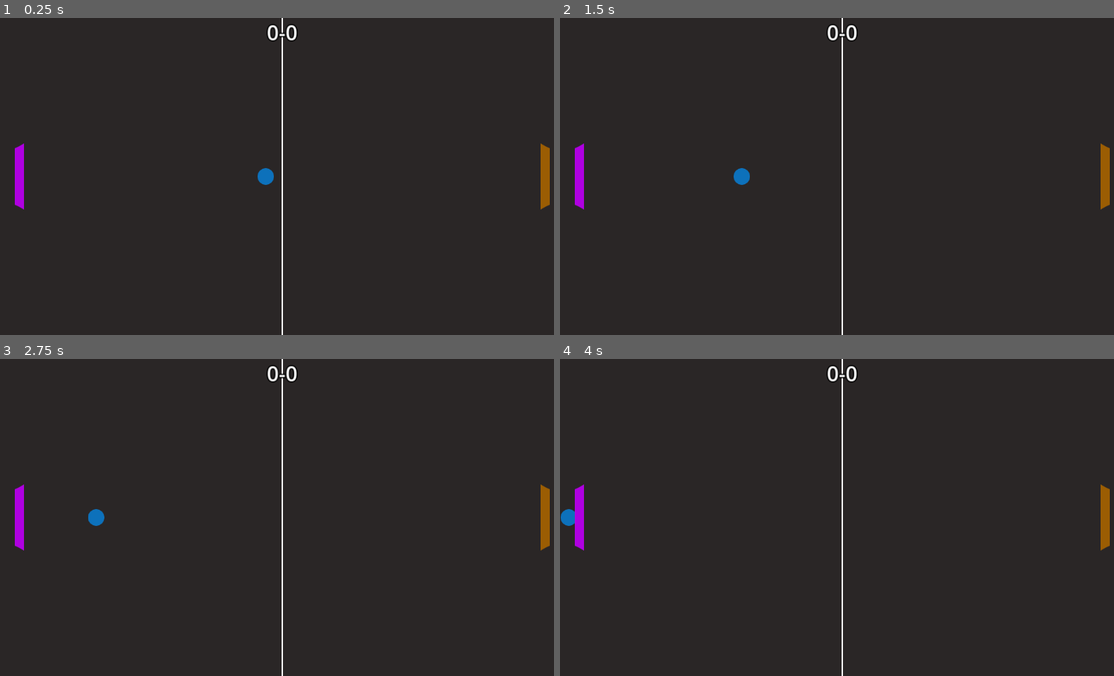
Above: before the commit, frames 1-4 (two rows, left to right).
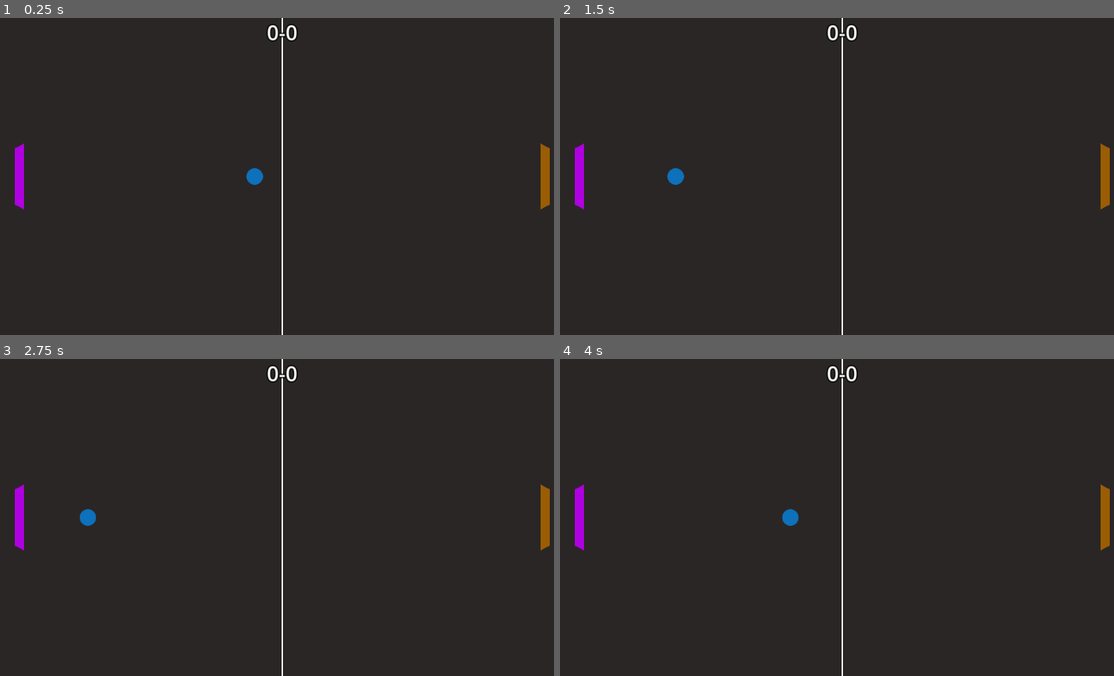
Above: after the commit, the same moments.

Repository: AxelAlex99x/Pong_Godot
Game: Godot game, scene res://scenes/game.tscn
Two runs of this game, one before a commit and one after it. Both use one fixed random seed, a clock stepped at 60 frames per second and the inputs below.
Inputs:
- Up to frame 1 (0.25 s): no input
- Up to frame 2 (1.5 s): no input
- Up to frame 3 (2.75 s): no input
- Up to frame 4 (4 s): no input

The runs differ from the first frame. In frame 1, 0.2% of the frame differs, in the area x 44-50%, y 47-53%; in frame 2, 0.3%, in the area x 19-35%, y 47-53%; in frame 3, 0.2%; in frame 4, 0.2%.

Commit message:
wall bouncing

Diff:
--- a/scenes/ball.tscn
+++ b/scenes/ball.tscn
@@ -1,13 +1,13 @@
 [gd_scene load_steps=4 format=3 uid="uid://73xsrny3k0p6"]
 
-[ext_resource type="Script" path="res://scenes/ball.gd" id="1_scyc7"]
+[ext_resource type="Script" path="res://scripts/ball.gd" id="1_4mr6p"]
 [ext_resource type="Texture2D" uid="uid://dmr5eam2x3lpb" path="res://assets/ball2.png" id="2_v35un"]
 
 [sub_resource type="CircleShape2D" id="CircleShape2D_cguh2"]
 radius = 15.0333
 
 [node name="Ball" type="Area2D"]
-script = ExtResource("1_scyc7")
+script = ExtResource("1_4mr6p")
 
 [node name="Sprite2D" type="Sprite2D" parent="."]
 texture = ExtResource("2_v35un")
--- a/scenes/game.tscn
+++ b/scenes/game.tscn
@@ -1,15 +1,19 @@
-[gd_scene load_steps=7 format=3 uid="uid://wtsjvbvaiobi"]
+[gd_scene load_steps=9 format=3 uid="uid://wtsjvbvaiobi"]
 
-[ext_resource type="Script" path="res://scenes/game.gd" id="1_rnv6o"]
+[ext_resource type="Script" path="res://scripts/game.gd" id="1_rnv6o"]
 [ext_resource type="Texture2D" uid="uid://bnguf2qnm4kdh" path="res://assets/Board.png" id="2_u73lq"]
 [ext_resource type="Texture2D" uid="uid://c5lnlcnh11s3" path="res://assets/Separator.png" id="3_jfnqp"]
 [ext_resource type="PackedScene" uid="uid://c0jmg87j7383a" path="res://scenes/paddle.tscn" id="4_7vfu5"]
 [ext_resource type="Texture2D" uid="uid://8yk7sggm835k" path="res://assets/enemyPaddle.png" id="5_c3srd"]
+[ext_resource type="PackedScene" uid="uid://bxugtsdo7qhba" path="res://scenes/wall.tscn" id="6_6jhrv"]
 
 [sub_resource type="LabelSettings" id="LabelSettings_ey05u"]
 font_size = 38
 outline_size = 8
 outline_color = Color(0, 0, 0, 1)
+
+[sub_resource type="RectangleShape2D" id="RectangleShape2D_7iiul"]
+size = Vector2(576, 20)
 
 [node name="Game" type="Node2D"]
 script = ExtResource("1_rnv6o")
@@ -53,4 +57,33 @@
 [node name="Sprite2D" parent="PaddleContainer/Paddle2" index="0"]
 texture = ExtResource("5_c3srd")
 
+[node name="WallContainer" type="Node" parent="."]
+
+[node name="Ceiling" parent="WallContainer" instance=ExtResource("6_6jhrv")]
+position = Vector2(512, -10)
+bouncy = true
+
+[node name="Floor" parent="WallContainer" instance=ExtResource("6_6jhrv")]
+position = Vector2(512, 586)
+bouncy = true
+
+[node name="LeftWall" parent="WallContainer" instance=ExtResource("6_6jhrv")]
+position = Vector2(-10, 288)
+rotation = 1.5708
+
+[node name="CollisionShape2D" parent="WallContainer/LeftWall" index="0"]
+shape = SubResource("RectangleShape2D_7iiul")
+
+[node name="RightWall" parent="WallContainer" instance=ExtResource("6_6jhrv")]
+position = Vector2(1034, 288)
+rotation = 1.5708
+
+[node name="CollisionShape2D" parent="WallContainer/RightWall" index="0"]
+shape = SubResource("RectangleShape2D_7iiul")
+
+[connection signal="ball_out" from="WallContainer/LeftWall" to="." method="_on_ball_out"]
+[connection signal="ball_out" from="WallContainer/RightWall" to="." method="_on_ball_out"]
+
 [editable path="PaddleContainer/Paddle2"]
+[editable path="WallContainer/LeftWall"]
+[editable path="WallContainer/RightWall"]
--- a/scenes/paddle.tscn
+++ b/scenes/paddle.tscn
@@ -1,7 +1,7 @@
 [gd_scene load_steps=4 format=3 uid="uid://c0jmg87j7383a"]
 
 [ext_resource type="Texture2D" uid="uid://dm72l8jo2wbqr" path="res://assets/playerPaddle.png" id="1_8px3m"]
-[ext_resource type="Script" path="res://scenes/paddle.gd" id="1_si2wo"]
+[ext_resource type="Script" path="res://scripts/paddle.gd" id="1_si2wo"]
 
 [sub_resource type="RectangleShape2D" id="RectangleShape2D_d6c28"]
 size = Vector2(20, 120)
@@ -14,3 +14,5 @@
 
 [node name="CollisionShape2D" type="CollisionShape2D" parent="."]
 shape = SubResource("RectangleShape2D_d6c28")
+
+[connection signal="area_entered" from="." to="." method="_on_area_entered"]
--- a/scenes/wall.tscn
+++ b/scenes/wall.tscn
@@ -1,9 +1,14 @@
-[gd_scene load_steps=2 format=3 uid="uid://bxugtsdo7qhba"]
+[gd_scene load_steps=3 format=3 uid="uid://bxugtsdo7qhba"]
+
+[ext_resource type="Script" path="res://scripts/wall.gd" id="1_a1lyr"]
 
 [sub_resource type="RectangleShape2D" id="RectangleShape2D_pjwii"]
-size = Vector2(512, 20)
+size = Vector2(1024, 20)
 
 [node name="Wall" type="Area2D"]
+script = ExtResource("1_a1lyr")
 
 [node name="CollisionShape2D" type="CollisionShape2D" parent="."]
 shape = SubResource("RectangleShape2D_pjwii")
+
+[connection signal="area_entered" from="." to="." method="_on_area_entered"]
--- a/scenes/ball.gd
+++ b/scripts/ball.gd
@@ -1,6 +1,6 @@
 extends Area2D
 
-var speed = 120
+var speed = 200
 var direction = Vector2.LEFT
 # Called when the node enters the scene tree for the first time.
 func _ready():
@@ -14,3 +14,4 @@
 func _physics_process(delta):
 	speed += delta * 2
 	global_position += speed * direction * delta
+	#print(speed)
--- a/scenes/game.gd
+++ b/scripts/game.gd
@@ -13,3 +13,7 @@
 # Called every frame. 'delta' is the elapsed time since the previous frame.
 func _process(delta):
 	pass
+
+
+func _on_ball_out(wall_name):
+	pass # Replace with function body.
--- a/scenes/paddle.gd
+++ b/scripts/paddle.gd
@@ -28,3 +28,9 @@
 	if Input.is_action_pressed(input_name + "move_down"):
 		global_position.y += speed * delta
 	global_position.y = clamp(global_position.y,margin,576-margin)
+
+
+func _on_area_entered(area):
+	if area.name == "Ball":
+		area.direction.x *= -1
+		area.direction.y = (area.global_position.y - global_position.y)/60
--- a/scenes/wall.gd
+++ b/scripts/wall.gd
@@ -1,4 +1,8 @@
 extends Area2D
+
+signal ball_out(wall_name)
+@export var bouncy = false
+
 
 
 # Called when the node enters the scene tree for the first time.
@@ -9,3 +13,14 @@
 # Called every frame. 'delta' is the elapsed time since the previous frame.
 func _process(delta):
 	pass
+
+
+
+
+func _on_area_entered(area):
+	if area.name == "Ball":
+		if bouncy:
+			area.direction.y *= -1
+		else:
+			emit_signal("ball_out", name)
+			area.queue_free()
